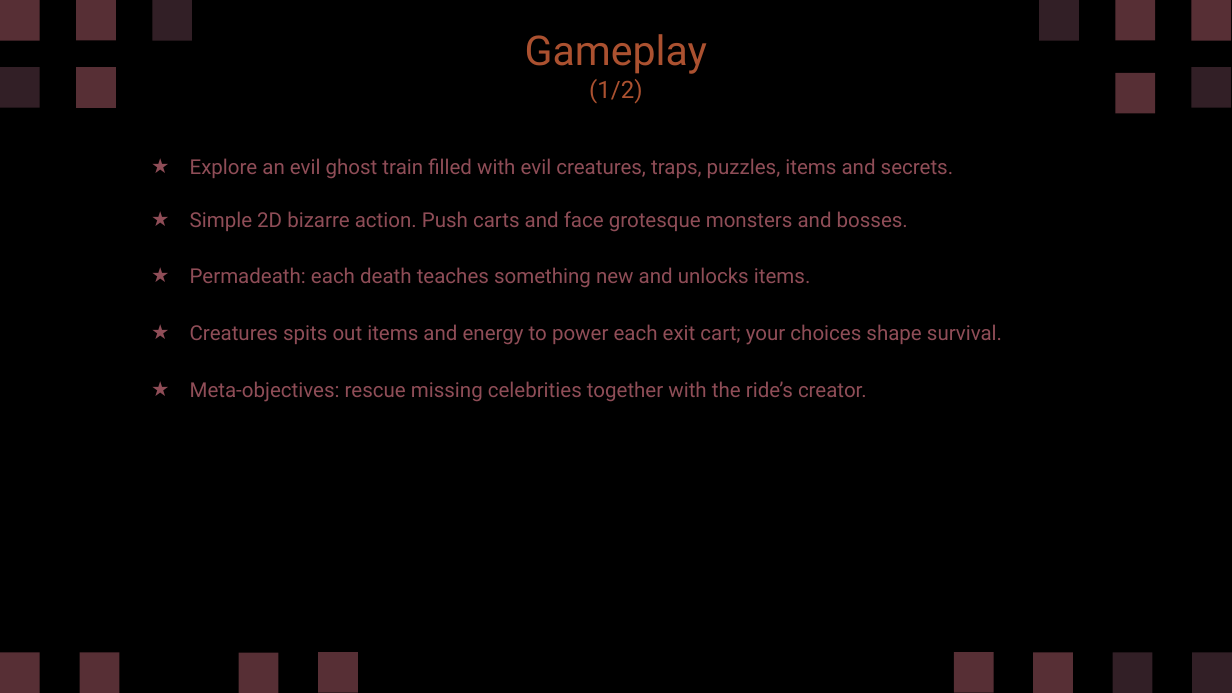
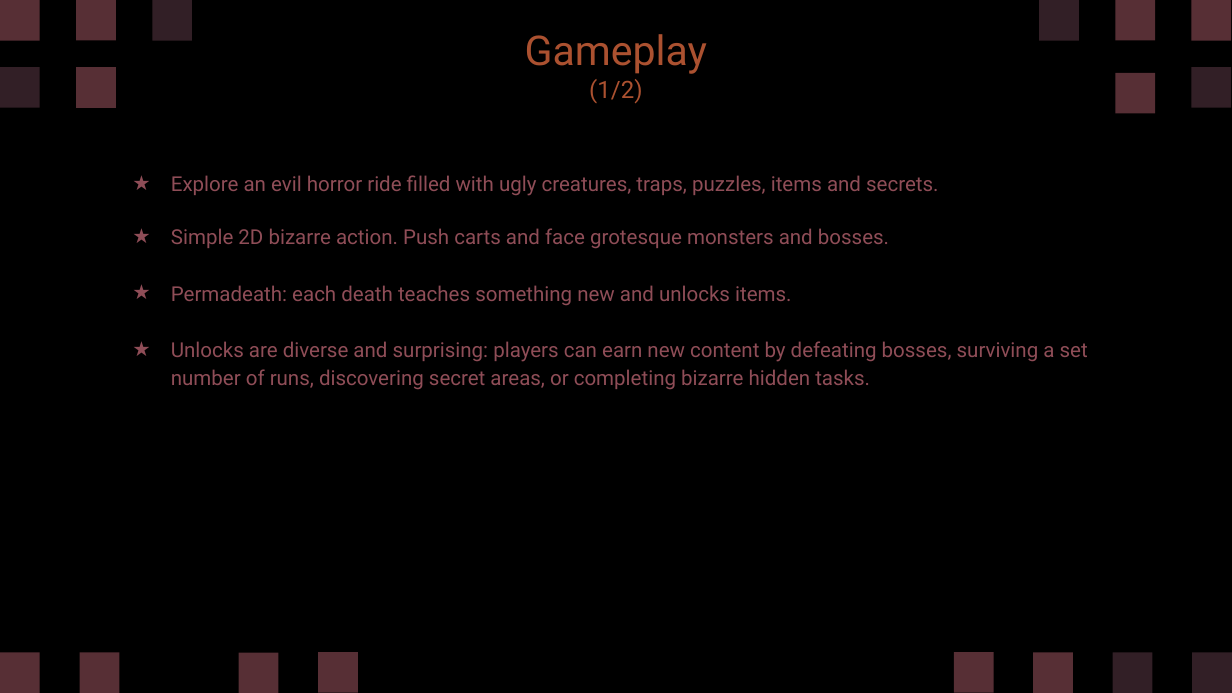
Before and after one commit to diegohcanepa/Remizione, a slide deck: slide 8 of Pitch Deck.pptx. Drawn at 1232x693 pixels with LibreOffice and Linux fonts; fonts in the diff are those of the drawing. Boxes give left, top, right and bottom in pixels: in the first picture for what was removed or moved away, otherwise in the second. Text is boxed around its words. In the diff, an @@ line names an element or a change of style, - is before the commit and + after.

```diff
--- a/Pitch Deck.pptx
+++ b/Pitch Deck.pptx
@@ subtitle "Explore an evil horror ride ...": place and size @@
-subtitle "Explore an evil horror ride ..." at <box>190,158,1002,402</box>
+subtitle "Explore an evil horror ride ..." at <box>171,175,1088,389</box>
@@ subtitle at <box>171,175,938,196</box>: text changed @@
-★ Explore an evil ghost train filled with evil creatures, traps, puzzles, items and secrets.
+★ Explore an evil horror ride filled with ugly creatures, traps, puzzles, items and secrets.
@@ subtitle at <box>171,341,1088,389</box>: text changed @@
-★ Creatures spits out items and energy to power each exit cart; your choices shape survival.
-★ Meta-objectives: rescue missing celebrities together with the ride’s creator.
+★ Unlocks are diverse and surprising: players can earn new content by defeating bosses, surviving a set number of runs, discovering secret areas, or completing bizarre hidden tasks.
```
Also in this commit, not shown: 10 other slides changed, 5 slides added.
